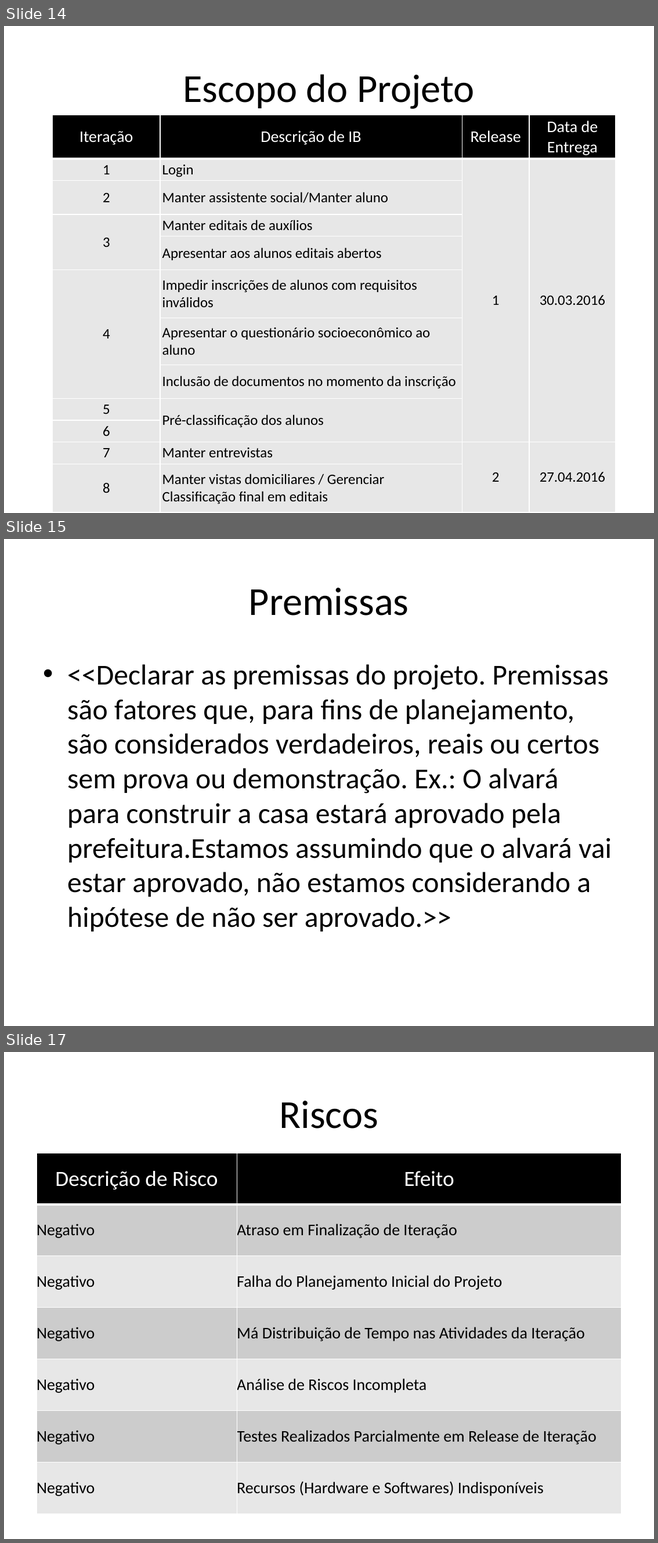
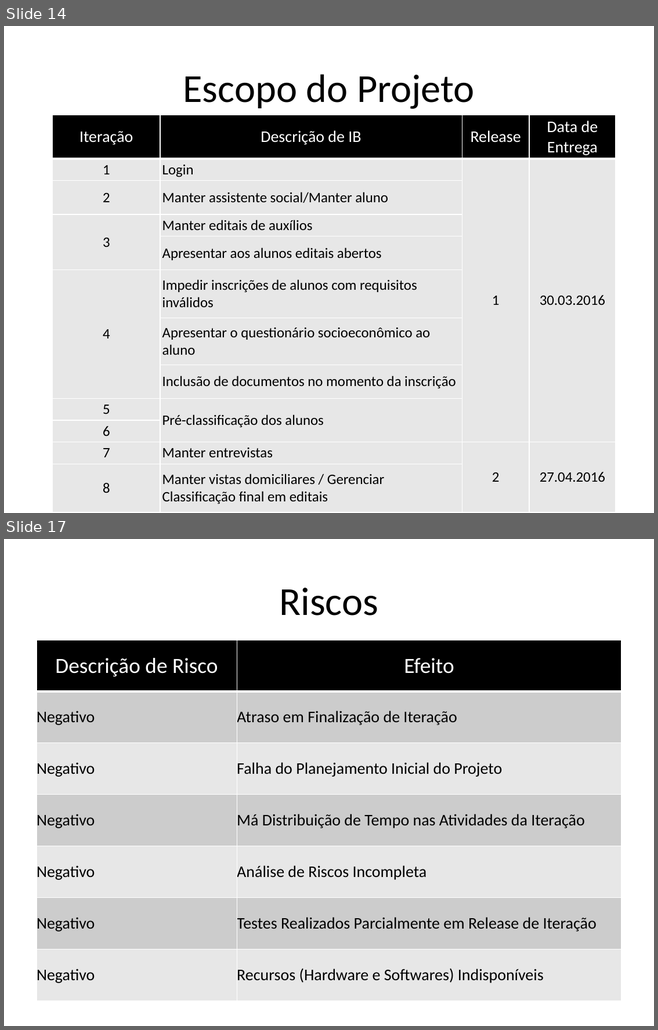
Before and after one commit to amslv/SIGEAS, a slide deck: 02-PROJETO-2015.2/01-GERENCIA DE PROJETO/PPJ-Plano de Projeto.pptx. Shown one above the other, each under a label of ours: slides 14, 15 and 17 before the commit, slides 14 and 17 after it; the slides between them are not shown. The pictures are 658x1543 and 658x1030 pixels, drawn with LibreOffice and Linux fonts; fonts in the diff are those of the drawing. Boxes give left, top, right and bottom in pixels: in the first picture for what was removed or moved away, otherwise in the second. Text is boxed around its words. In the diff, an @@ line names an element or a change of style, - is before the commit and + after.

```diff
--- a/02-PROJETO-2015.2/01-GERENCIA DE PROJETO/PPJ-Plano de Projeto.pptx
+++ b/02-PROJETO-2015.2/01-GERENCIA DE PROJETO/PPJ-Plano de Projeto.pptx
@@ slide 15 removed at <box>4,539,654,1026</box>, background #FFFFFF @@
@@ title removed at <box>249,588,409,616</box> @@
-Premissas
@@ text removed at <box>67,664,611,932</box> @@
-• <<Declarar as premissas do projeto. Premissas são fatores que, para fins de planejamento, são considerados verdadeiros, reais ou certos sem prova ou demonstração. Ex.: O alvará para construir a casa estará aprovado pela prefeitura.Estamos assumindo que o alvará vai estar aprovado, não estamos considerando a hipótese de não ser aprovado.>>
```
Also in this commit, not shown: 2 slides added, 1 other slide removed, 1 other file.
